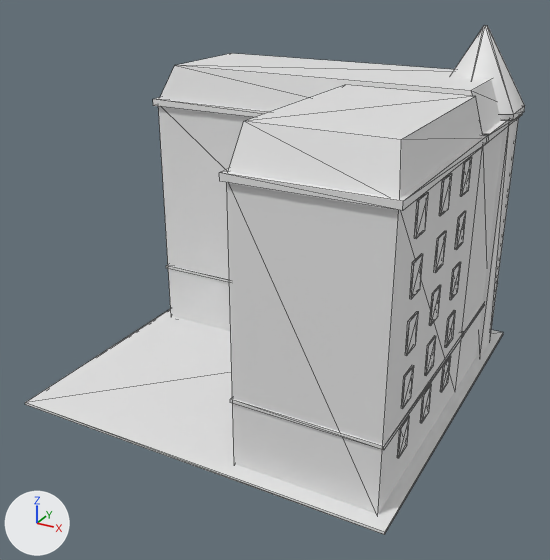
What one commit did to the glTF model assets/models/ce_apartment_block_low.glb.
Camera for both pictures: a 50 mm camera at (7.04, -13.23, 8.7) aimed at (0.08, -0.58, 2.37). Arrows for +X, +Y and +Z are at lower left; the lights stay in place. The older version comes first. Mesh edges are drawn as thin lines. Where no turn or scale is listed for an object, it has been applied to the vertices. Vertices at exactly the same position are counted once.

The first picture shows 'Ce_apartment_block'.
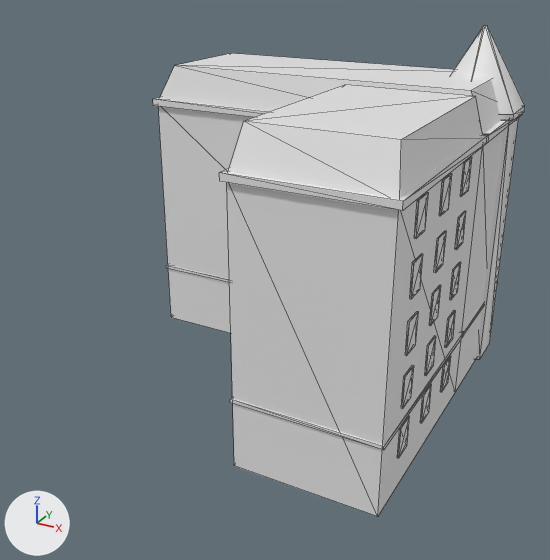
The change, as a diff of the scene's bpy script:
```diff
--- a/assets/models/ce_apartment_block_low.glb.py
+++ b/assets/models/ce_apartment_block_low.glb.py
@@ me_ce_apartment_block @@
 # used by ob_ce_apartment_block; location = (0.0, 0.0, 0.0)
-me_ce_apartment_block.from_pydata(...)  # 531 vertices, 812 faces; spans x -3.95..3.95, y -3.95..3.95, z 0.0..7.22
+me_ce_apartment_block.from_pydata(...)  # 523 vertices, 800 faces; spans x -3.78..3.87, y -3.68..3.9, z 0.0..7.22
+# me_ce_apartment_block part 1: the loose piece of 8 vertices spanning x -3.95..3.95, y -3.95..3.95, z 0.0..0.05 is deleted
 me_ce_apartment_block.materials.append(mat_unit)
```

Location of each change, (x1, y1, x2, y2) in pixels of the pictures (550 x 560 px):
'Ce_apartment_block', reshaped (26% narrower)
    before: (25, 25, 525, 535)
    after: (153, 25, 525, 516)
part 1 of me_ce_apartment_block, deleted
    before: (25, 309, 503, 535)
